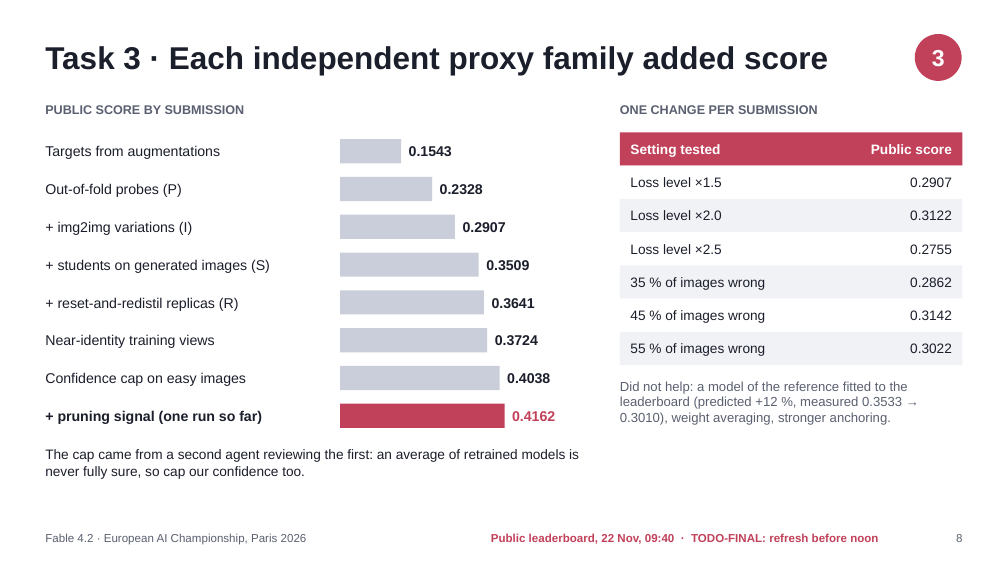
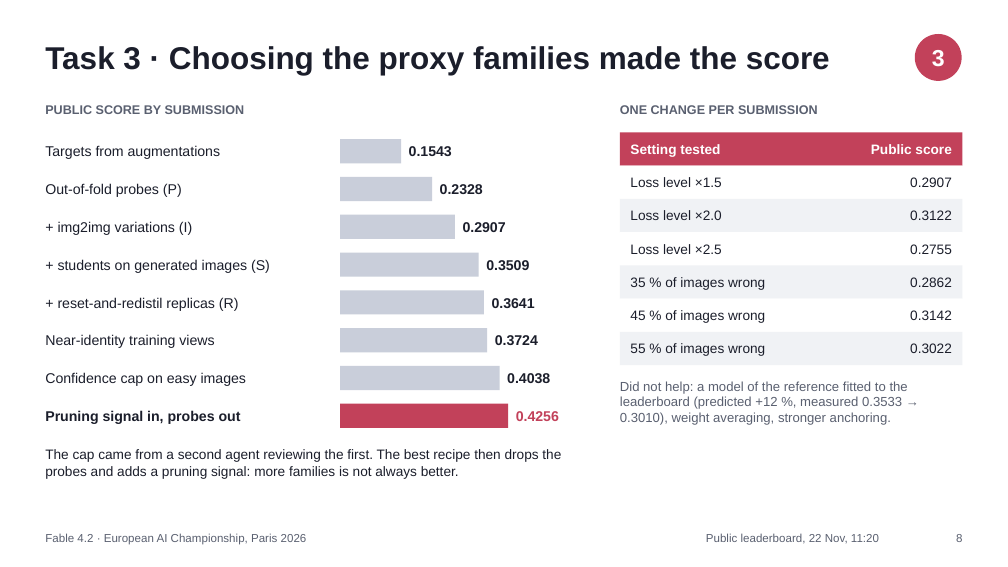
Before and after one commit to AnMaLeNo/Fable-4.2, a slide deck: slide 8 of slides/Fable4.2_slides.pptx. Drawn at 1008x567 pixels with LibreOffice and Linux fonts; fonts in the diff are those of the drawing. Boxes give left, top, right and bottom in pixels: in the first picture for what was removed or moved away, otherwise in the second. Text is boxed around its words. In the diff, an @@ line names an element or a change of style, - is before the commit and + after.

```diff
--- a/slides/Fable4.2_slides.pptx
+++ b/slides/Fable4.2_slides.pptx
@@ title at [45,46,830,75]: text changed @@
-Task 3 · Each independent proxy family added score
+Task 3 · Choosing the proxy families made the score
@@ text at [45,410,241,424]: text changed @@
-+ pruning signal (one run so far)
+Pruning signal in, probes out
@@ rectangle: place and size @@
-rectangle at [340,404,504,428]
+rectangle at [340,404,508,428]
@@ text at [516,411,559,421]: text changed @@
-0.4162
+0.4256
@@ text at [45,449,561,479]: text changed @@
-The cap came from a second agent reviewing the first: an average of retrained models is never fully sure, so cap our confidence too.
+The cap came from a second agent reviewing the first. The best recipe then drops the probes and adds a pruning signal: more families is not always better.
@@ text at [706,533,879,544]: text changed; text colour #C2415A to #5A6070; bold off @@
-Public leaderboard, 22 Nov, 09:40 · TODO-FINAL: refresh before noon
+Public leaderboard, 22 Nov, 11:20
```
Also in this commit, not shown: 6 other slides changed, 13 other files.
